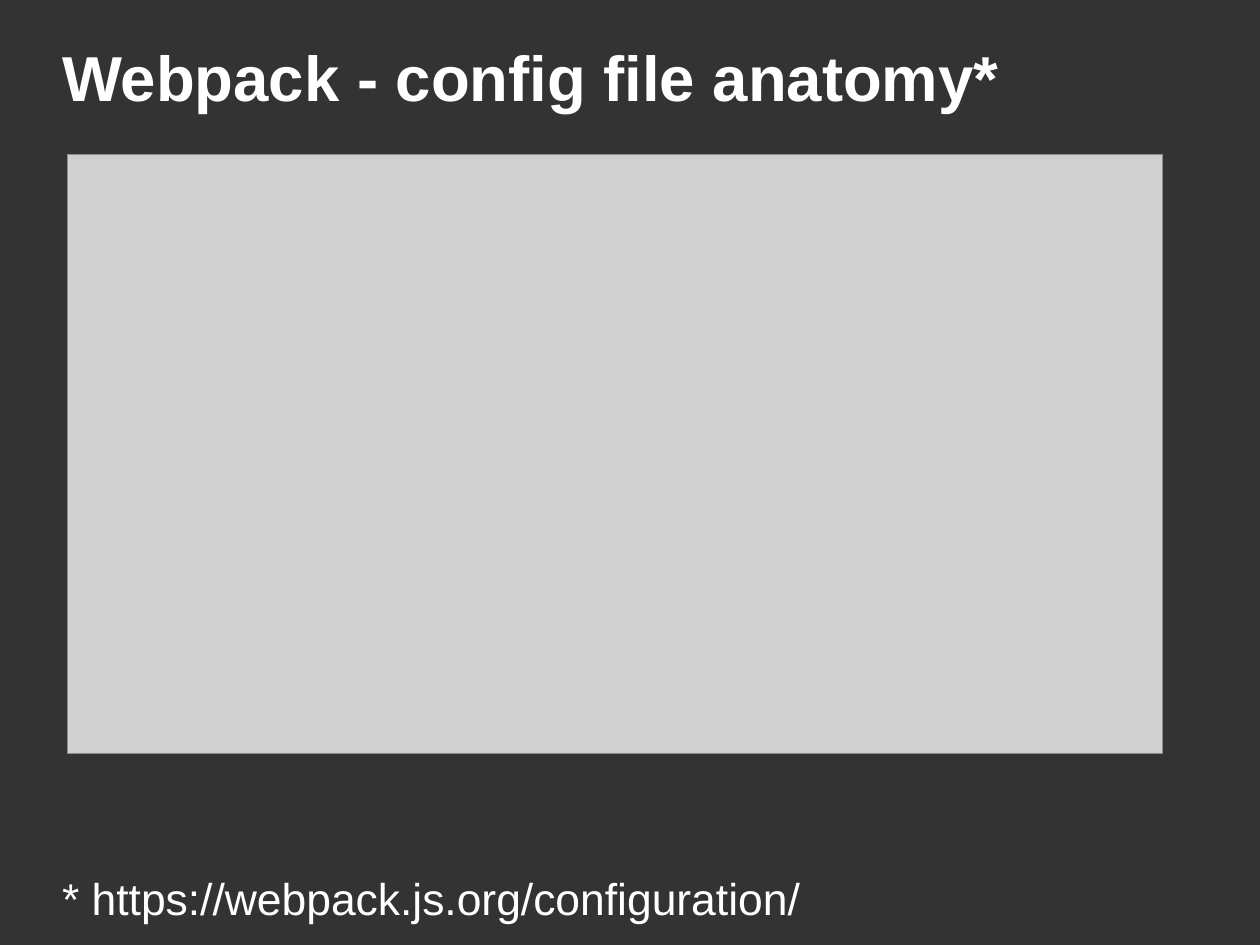
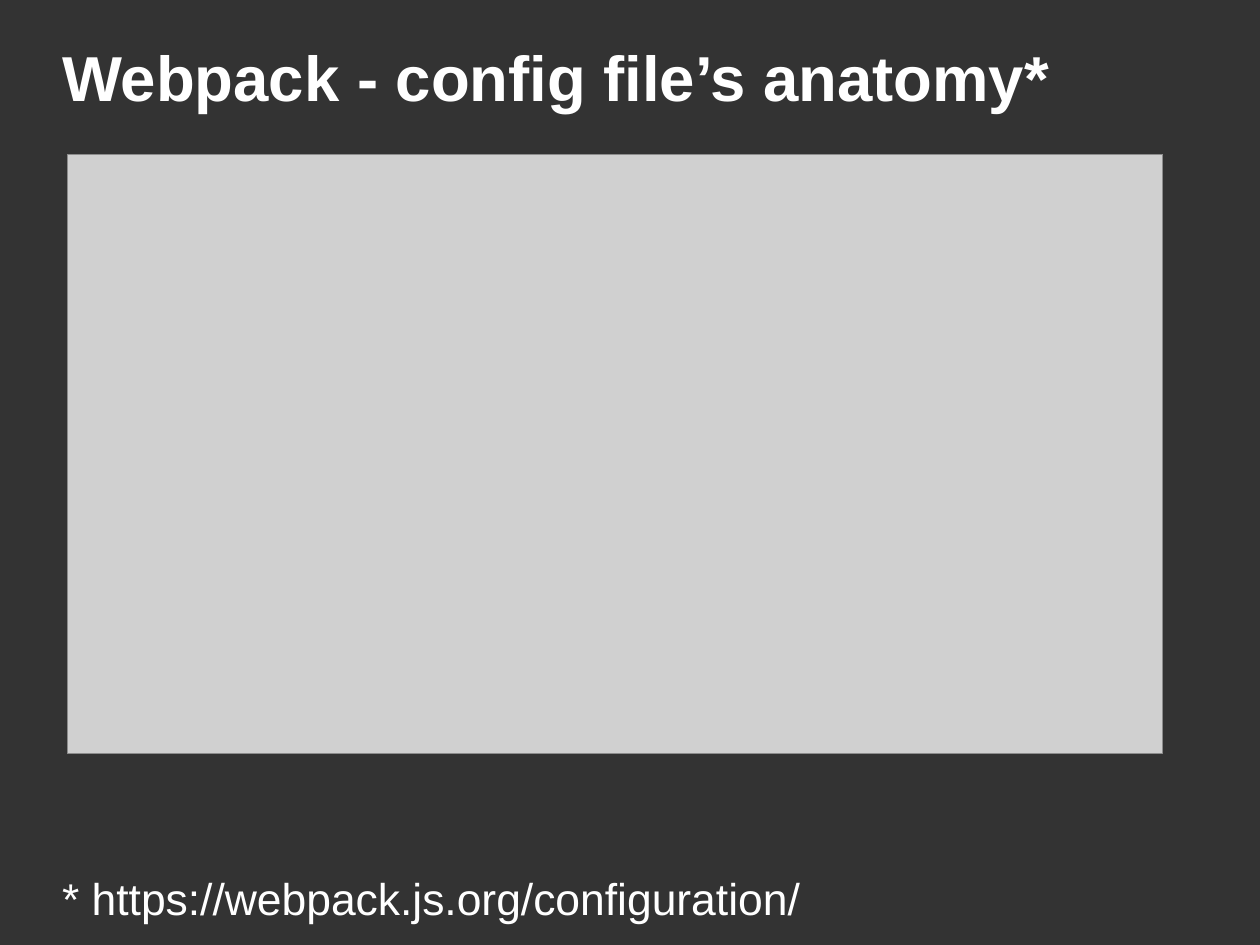
Before and after one commit to DanYellow/misc-tests, a slide deck: slide 31 of webpack-presentation-examples/webpack-presentation.odp. Drawn at 1260x945 pixels with LibreOffice and Linux fonts; fonts in the diff are those of the drawing; grey boxes stand for pictures. Boxes give left, top, right and bottom in pixels: in the first picture for what was removed or moved away, otherwise in the second. Text is boxed around its words. In the diff, an @@ line names an element or a change of style, - is before the commit and + after.

```diff
--- a/webpack-presentation-examples/webpack-presentation.odp
+++ b/webpack-presentation-examples/webpack-presentation.odp
@@ title at (x1=62, y1=55, x2=1049, y2=113): text changed @@
-Webpack - config file anatomy*
+Webpack - config file’s anatomy*
```
Also in this commit, not shown: 4 other slides changed, 7 slides added, 22 other files.
